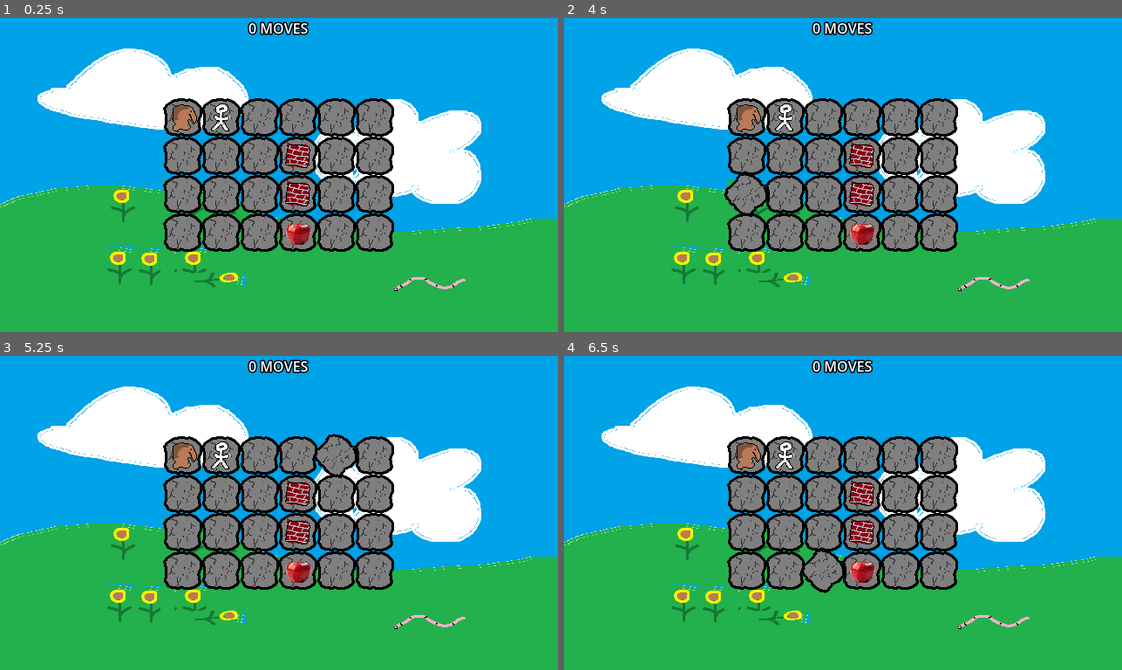
Above: before the commit, frames 1-4 (two rows, left to right).
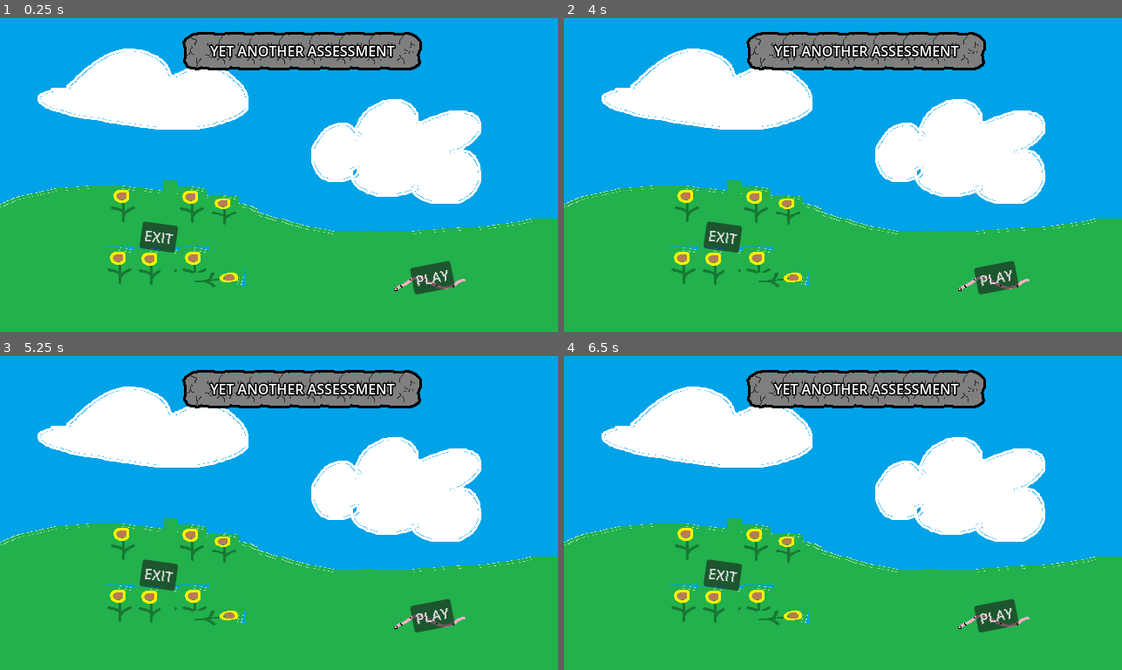
Above: after the commit, the same moments.

Repository: BanaCubed/Yet-Another-Assessment
Game: Godot game, scene res://scenes/game.tscn
Same seed, same stepped clock (60 frames per second), same inputs: the game is played once before the commit and once after it.
Inputs (mouse positions are in pixels of both pictures, inside the frame that each line leads up to):
- Up to frame 1 (0.25 s): no input
- Up to frame 2 (4 s): click (999, 278) at 0.5 s, where only the run after the commit has a clickable "PLAY"; click (999, 278) at 1.25 s, where only the run after the commit has a clickable "PLAY"; click (999, 278) at 2 s, where only the run after the commit has a clickable "PLAY"; tap Enter at 2.75 s; move the mouse to (965, 159) at 2.77 s; click (965, 159) at 2.92 s; tap Space at 3.5 s; move the mouse to (731, 190) at 3.52 s; click (731, 190) at 3.67 s
- Up to frame 3 (5.25 s): move the mouse to (334, 443) at 4.27 s; click (334, 443) at 4.42 s; tap Enter at 5 s; move the mouse to (251, 575) at 5.02 s; click (251, 575) at 5.17 s
- Up to frame 4 (6.5 s): tap Space at 5.75 s; move the mouse to (1010, 560) at 5.77 s; click (1010, 560) at 5.92 s

The runs differ from the first frame. In frame 1, 24% of the frame differs, in the area x 25-82%, y 1-89%; in frame 2, 24%; in frame 3, 24%; in frame 4, 24%.

Commit message:
feat: Main menu

Diff:
--- /dev/null
+++ b/scenes/elements/entity.tscn
@@ -0,0 +1,23 @@
+[gd_scene format=3 uid="uid://sptwcai31qki"]
+
+[ext_resource type="Script" uid="uid://dxo44htxtfl3u" path="res://scripts/entity.gd" id="1_m6ba3"]
+[ext_resource type="Resource" uid="uid://dqdhqyhmt3b4t" path="res://resources/entities/default.tres" id="2_tipwy"]
+[ext_resource type="Texture2D" uid="uid://b7kce7kbkb8cf" path="res://sprites/entities/default.png" id="3_bvnc5"]
+
+[node name="Entity" type="Control" unique_id=1622537750]
+texture_filter = 3
+layout_mode = 3
+anchors_preset = 0
+offset_right = 32.0
+offset_bottom = 32.0
+mouse_filter = 2
+mouse_behavior_recursive = 1
+script = ExtResource("1_m6ba3")
+entity_type = ExtResource("2_tipwy")
+
+[node name="EntitySprite" type="TextureRect" parent="." unique_id=1984680066]
+layout_mode = 0
+offset_right = 32.0
+offset_bottom = 32.0
+pivot_offset = Vector2(16, 16)
+texture = ExtResource("3_bvnc5")
--- a/scenes/grid_tile.tscn
+++ b/scenes/elements/grid_tile.tscn
@@ -1,7 +1,7 @@
 [gd_scene format=3 uid="uid://5jb47hveksoo"]
 
 [ext_resource type="Theme" uid="uid://dxk7xouw87tyv" path="res://resources/theme/theme.tres" id="1_0v2c5"]
-[ext_resource type="PackedScene" uid="uid://sptwcai31qki" path="res://scenes/entity.tscn" id="1_wprxu"]
+[ext_resource type="PackedScene" uid="uid://sptwcai31qki" path="res://scenes/elements/entity.tscn" id="1_wprxu"]
 [ext_resource type="Script" uid="uid://csq0q3n8e8gwj" path="res://scripts/levels/grid_tile.gd" id="2_uvppq"]
 [ext_resource type="Texture2D" uid="uid://c6dhk4linfptb" path="res://sprites/icon_default.png" id="4_vscll"]
 
--- a/scenes/entity.tscn
+++ /dev/null
@@ -1,23 +0,0 @@
-[gd_scene format=3 uid="uid://sptwcai31qki"]
-
-[ext_resource type="Texture2D" uid="uid://b7kce7kbkb8cf" path="res://sprites/entities/default.png" id="1_6e8rh"]
-[ext_resource type="Script" uid="uid://dxo44htxtfl3u" path="res://scripts/entity.gd" id="1_m0cyi"]
-[ext_resource type="Resource" uid="uid://dqdhqyhmt3b4t" path="res://resources/entities/default.tres" id="2_51v4c"]
-
-[node name="Entity" type="Control" unique_id=1622537750]
-texture_filter = 3
-layout_mode = 3
-anchors_preset = 0
-offset_right = 32.0
-offset_bottom = 32.0
-mouse_filter = 2
-mouse_behavior_recursive = 1
-script = ExtResource("1_m0cyi")
-entity_type = ExtResource("2_51v4c")
-
-[node name="EntitySprite" type="TextureRect" parent="." unique_id=1984680066]
-layout_mode = 0
-offset_right = 32.0
-offset_bottom = 32.0
-pivot_offset = Vector2(16, 16)
-texture = ExtResource("1_6e8rh")
--- a/scenes/game.tscn
+++ b/scenes/game.tscn
@@ -1,64 +1,11 @@
 [gd_scene format=3 uid="uid://byeqwf43w3kvg"]
 
-[ext_resource type="PackedScene" uid="uid://cwpofugsxoj20" path="res://scenes/level.tscn" id="1_uwrxv"]
-[ext_resource type="Texture2D" uid="uid://cck8mpd8366ce" path="res://sprites/background_default.png" id="2_iywne"]
-[ext_resource type="Script" uid="uid://dq4lpkdncutpi" path="res://scripts/entities/entity_data.gd" id="3_p57ef"]
-[ext_resource type="Resource" uid="uid://bdw23ynt8g8ru" path="res://resources/entities/horse.tres" id="4_gee14"]
-[ext_resource type="Resource" uid="uid://lvnjrefjcuvt" path="res://resources/entities/person.tres" id="4_u5sy4"]
-[ext_resource type="Script" uid="uid://bt2wenhrv0k8w" path="res://scripts/levels/level_data.gd" id="5_gee14"]
-[ext_resource type="Resource" uid="uid://dyipoqpc1n8en" path="res://resources/entities/wall.tres" id="6_0tnpc"]
-[ext_resource type="Resource" uid="uid://c4pt0rgt1kgqq" path="res://resources/entities/fruit.tres" id="7_vtaks"]
-
-[sub_resource type="Resource" id="Resource_lbhrr"]
-resource_local_to_scene = true
-script = ExtResource("3_p57ef")
-type = ExtResource("4_gee14")
-state = 2
-metadata/_custom_type_script = "uid://dq4lpkdncutpi"
-
-[sub_resource type="Resource" id="Resource_iywne"]
-resource_local_to_scene = true
-script = ExtResource("3_p57ef")
-type = ExtResource("4_u5sy4")
-position = Vector2i(1, 0)
-state = 1
-metadata/_custom_type_script = "uid://dq4lpkdncutpi"
-
-[sub_resource type="Resource" id="Resource_p57ef"]
-resource_local_to_scene = true
-script = ExtResource("3_p57ef")
-type = ExtResource("6_0tnpc")
-position = Vector2i(3, 2)
-metadata/_custom_type_script = "uid://dq4lpkdncutpi"
-
-[sub_resource type="Resource" id="Resource_u5sy4"]
-resource_local_to_scene = true
-script = ExtResource("3_p57ef")
-type = ExtResource("6_0tnpc")
-position = Vector2i(3, 1)
-metadata/_custom_type_script = "uid://dq4lpkdncutpi"
-
-[sub_resource type="Resource" id="Resource_gee14"]
-resource_local_to_scene = true
-script = ExtResource("3_p57ef")
-type = ExtResource("7_vtaks")
-position = Vector2i(3, 3)
-state = -3
-metadata/_custom_type_script = "uid://dq4lpkdncutpi"
-
-[sub_resource type="Resource" id="Resource_0tnpc"]
-resource_local_to_scene = true
-script = ExtResource("5_gee14")
-dimensions = Vector2i(6, 4)
-background = ExtResource("2_iywne")
-entities = Array[ExtResource("3_p57ef")]([SubResource("Resource_lbhrr"), SubResource("Resource_iywne"), SubResource("Resource_p57ef"), SubResource("Resource_u5sy4"), SubResource("Resource_gee14")])
-metadata/_custom_type_script = "uid://bt2wenhrv0k8w"
+[ext_resource type="PackedScene" uid="uid://24mk2fi2xewx" path="res://scenes/main_menu.tscn" id="1_uwrxv"]
 
 [node name="Game" type="Control" unique_id=1198991975]
 texture_filter = 3
 layout_mode = 3
 anchors_preset = 0
 
-[node name="Level" parent="." unique_id=1593966462 instance=ExtResource("1_uwrxv")]
-layout_mode = 0
-level_data = SubResource("Resource_0tnpc")
+[node name="MainMenu" parent="." unique_id=280623415 instance=ExtResource("1_uwrxv")]
+layout_mode = 1
--- a/scenes/level.tscn
+++ b/scenes/level.tscn
@@ -1,11 +1,11 @@
 [gd_scene format=3 uid="uid://cwpofugsxoj20"]
 
-[ext_resource type="PackedScene" uid="uid://5jb47hveksoo" path="res://scenes/grid_tile.tscn" id="1_b700e"]
+[ext_resource type="PackedScene" uid="uid://5jb47hveksoo" path="res://scenes/elements/grid_tile.tscn" id="1_b700e"]
 [ext_resource type="Script" uid="uid://by8jvcqpo38fn" path="res://scripts/levels/level.gd" id="1_w8frs"]
 [ext_resource type="Resource" uid="uid://m4p63jpptfxt" path="res://resources/levels/level_001.tres" id="2_2r41h"]
 [ext_resource type="Texture2D" uid="uid://cck8mpd8366ce" path="res://sprites/background_default.png" id="2_ppgk2"]
 [ext_resource type="Theme" uid="uid://dxk7xouw87tyv" path="res://resources/theme/theme.tres" id="6_2r41h"]
-[ext_resource type="PackedScene" uid="uid://iywanqejbb3y" path="res://scenes/win_alert.tscn" id="7_b121j"]
+[ext_resource type="PackedScene" uid="uid://iywanqejbb3y" path="res://scenes/elements/win_alert.tscn" id="7_b121j"]
 [ext_resource type="Texture2D" uid="uid://co4ifbiebxrvl" path="res://resources/border_gradient.tres" id="7_klq6b"]
 
 [sub_resource type="LabelSettings" id="LabelSettings_2r41h"]
--- /dev/null
+++ b/scenes/main_menu.tscn
@@ -0,0 +1,67 @@
+[gd_scene format=3 uid="uid://24mk2fi2xewx"]
+
+[ext_resource type="Script" uid="uid://cec4vbn3qbm5t" path="res://scripts/main_menu.gd" id="1_bqqt6"]
+[ext_resource type="Theme" uid="uid://dxk7xouw87tyv" path="res://resources/theme/theme.tres" id="1_ekxnf"]
+[ext_resource type="Texture2D" uid="uid://cck8mpd8366ce" path="res://sprites/background_default.png" id="2_bqqt6"]
+
+[sub_resource type="LabelSettings" id="LabelSettings_wu84c"]
+outline_size = 6
+outline_color = Color(0, 0, 0, 1)
+
+[node name="MainMenu" type="Control" unique_id=280623415]
+layout_mode = 3
+anchors_preset = 15
+anchor_right = 1.0
+anchor_bottom = 1.0
+grow_horizontal = 2
+grow_vertical = 2
+script = ExtResource("1_bqqt6")
+
+[node name="EntityTypeNameHolder" type="Panel" parent="." unique_id=37808004]
+custom_minimum_size = Vector2(270, 40)
+layout_mode = 0
+offset_left = 212.0
+offset_top = 18.0
+offset_right = 482.0
+offset_bottom = 58.0
+theme = ExtResource("1_ekxnf")
+
+[node name="EntityTypeNameDisplay" type="Label" parent="EntityTypeNameHolder" unique_id=952612451]
+custom_minimum_size = Vector2(180, 0)
+layout_mode = 1
+anchors_preset = 15
+anchor_right = 1.0
+anchor_bottom = 1.0
+grow_horizontal = 2
+grow_vertical = 2
+text = "YET ANOTHER ASSESSMENT"
+label_settings = SubResource("LabelSettings_wu84c")
+horizontal_alignment = 1
+vertical_alignment = 1
+autowrap_mode = 2
+
+[node name="BackgroundSprite" type="Sprite2D" parent="." unique_id=1628725759]
+z_index = -1
+texture = ExtResource("2_bqqt6")
+centered = false
+
+[node name="ExitButton" type="Button" parent="." unique_id=1966997179]
+layout_mode = 0
+offset_left = 164.0
+offset_top = 233.0
+offset_right = 205.0
+offset_bottom = 264.0
+rotation = 0.13992468
+text = "EXIT"
+
+[node name="PlayButton" type="Button" parent="." unique_id=1458975854]
+layout_mode = 0
+offset_left = 470.0
+offset_top = 287.0
+offset_right = 517.0
+offset_bottom = 318.0
+rotation = -0.19037461
+text = "PLAY"
+
+[connection signal="pressed" from="ExitButton" to="." method="_on_exit_button_pressed"]
+[connection signal="pressed" from="PlayButton" to="." method="_on_play_button_pressed"]
--- /dev/null
+++ b/scripts/main_menu.gd
@@ -0,0 +1,13 @@
+class_name MainMenu extends Control
+## Control node specifically for the main menu.
+## Has little special funtionality besides connecting signals from the main menu buttons.
+
+
+func _on_exit_button_pressed() -> void:
+	# Godot recommends using get_tree().root.propagate_notification(NOTIFICATION_WM_CLOSE_REQUEST),
+	# but that doesn't seem to work.
+	get_tree().quit()
+
+
+func _on_play_button_pressed() -> void:
+	pass # Replace with function body.
Not shown: 2 places in scenes/elements/win_alert.tscn that only renumber resources
Not shown, added: scripts/main_menu.gd.uid
Not shown, removed: scenes/level.tscn2057932578.tmp
Not shown, removed: scenes/level.tscn2070246487.tmp
